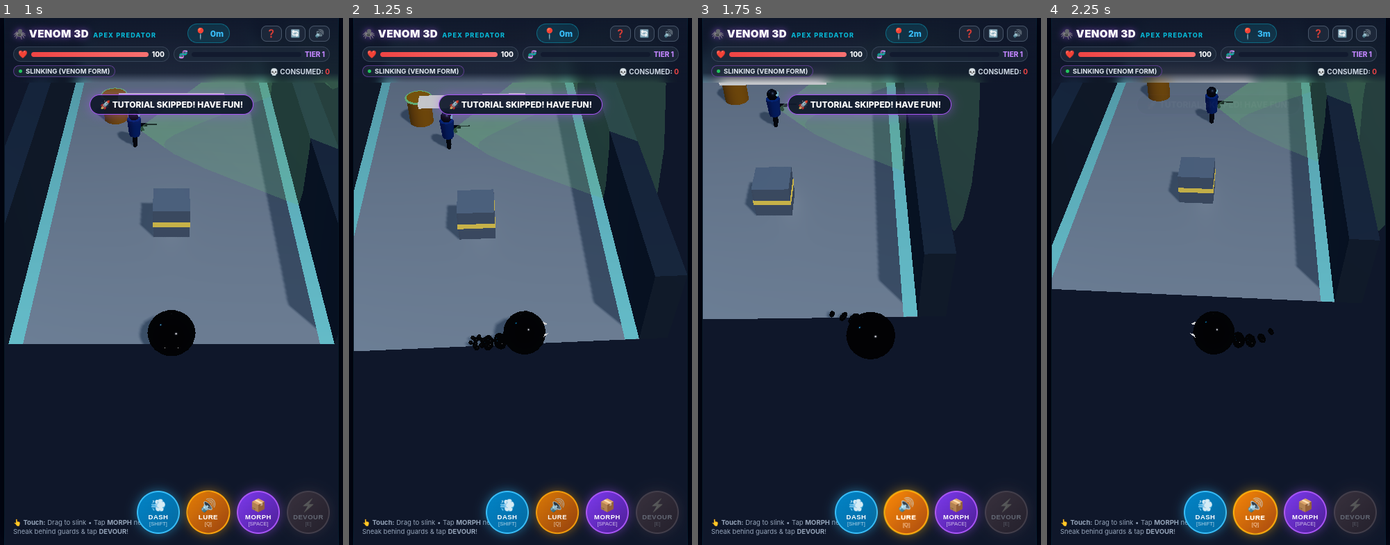
Above: before the commit, frames 1-4 (left to right).
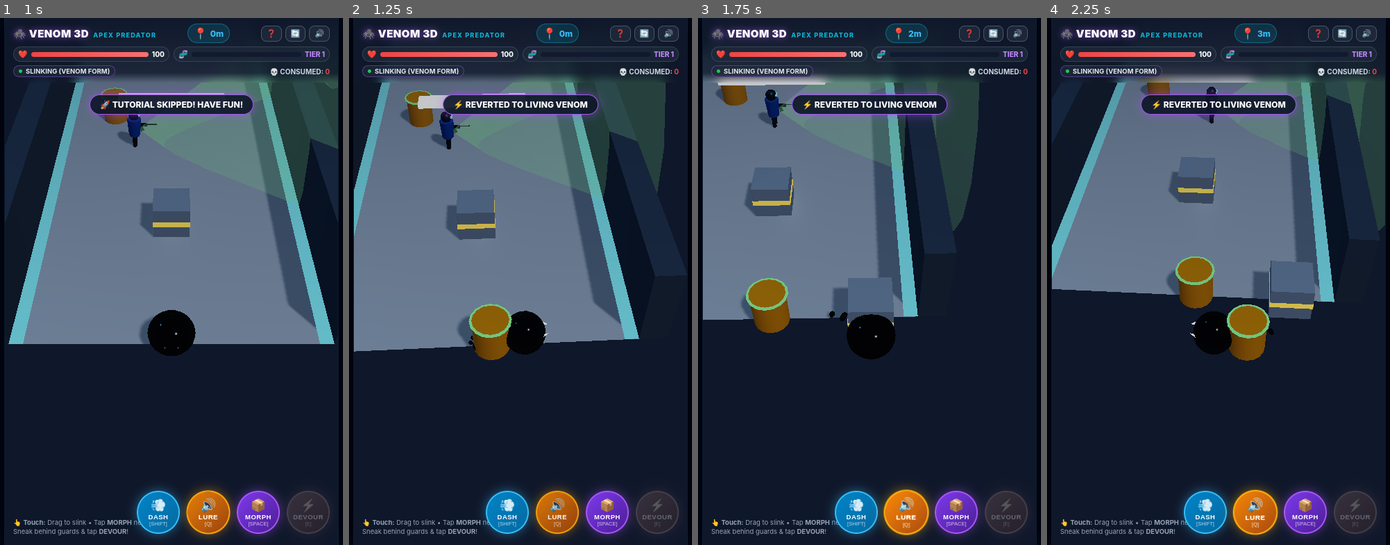
Above: after the commit, the same moments.

Repository: ashutoshpratapsingh/Gameplay
Game: browser game, page index.html
Two runs of this game, one before a commit and one after it. Both use one fixed random seed, a clock stepped at 60 frames per second and the inputs below.
Inputs:
- Up to frame 1 (1 s): click "SKIP TUTORIAL ✕" at 0.27 s
- Up to frame 2 (1.25 s): hold Right from 1.03 s (still down); tap Space at 1.1 s
- Up to frame 3 (1.75 s): release Right at 1.53 s; hold Down from 1.58 s (still down); tap Space at 1.6 s
- Up to frame 4 (2.25 s): release Down at 1.85 s; hold Left from 1.9 s (still down); tap Space at 2.1 s

Frame 1 is identical in both runs. In frame 2, 1.8% of the frame differs, in the area x 1-93%, y 12-65%; in frame 3, 3.3%; in frame 4, 5.6%, in the area x 2-93%, y 12-66%.

Commit message:
Allow Venom to shapeshift anywhere into props and fix 80% Morph button failure

Diff:
--- a/src/engine/Venom3DEngine.js
+++ b/src/engine/Venom3DEngine.js
@@ -245,16 +245,17 @@
 
     // Remove old chunks
     this.facilityChunks = this.facilityChunks.filter(c => c.z < cullZ);
-    this.props = this.props.filter(p => p.z < cullZ);
+    this.props = this.props.filter(p => p.z < cullZ || (this.player.isDisguised && this.player.disguisedProp === p));
     this.guards = this.guards.filter(g => g.z < cullZ && g.state !== "DEAD");
   }
 
   // Check if Venom is actively under fire by bodyguards
   isUnderFire() {
-    if (this.combatCooloffTimer > 0) return true;
     for (const g of this.guards) {
-      if (g.state === "ALERT_COMBAT" && this.canGuardSeePlayer(g)) {
-        return true;
+      if (g.state === "ALERT_COMBAT" && g.state !== "DEAD") {
+        if (this.canGuardSeePlayer(g)) {
+          return true;
+        }
       }
     }
     return false;
@@ -265,25 +266,31 @@
     if (this.isGameOver) return false;
     const p = this.player;
 
+    // 1. If already disguised, revert back to living Venom form
     if (p.isDisguised) {
       p.isDisguised = false;
+      if (p.disguisedProp && p.disguisedProp.isMimic) {
+        // Dissolve mimic prop back into Venom's liquid biomass
+        this.props = this.props.filter(pr => pr.id !== p.disguisedProp.id);
+      }
       p.disguisedProp = null;
       if (this.onMorph) this.onMorph(false);
       return true;
     }
 
-    // RULE: Venom CANNOT disguise while guards are actively shooting at him!
-    // Player must escape from the shooting spot / break line of sight!
+    // 2. RULE: Venom CANNOT disguise while guards are actively shooting at him!
+    // Player must escape from guard line-of-sight / dash away first!
     if (this.isUnderFire()) {
       if (this.onCamouflageDenied) this.onCamouflageDenied("UNDER_FIRE");
       return false;
     }
 
-    // Find nearest prop within interaction range (3.8 units)
+    // 3. Check for nearby pre-placed props (within 5.5m) to blend into
     let closestProp = null;
-    let closestDist = 3.8;
+    let closestDist = 5.5;
 
     for (const prop of this.props) {
+      if (prop.isMimic) continue;
       const dist = Math.hypot(prop.x - p.x, prop.z - p.z);
       if (dist < closestDist) {
         closestDist = dist;
@@ -291,18 +298,33 @@
       }
     }
 
-    if (closestProp) {
-      p.isDisguised = true;
-      p.disguisedProp = closestProp;
+    // 4. TRUE SHAPESHIFTER: If no pre-placed prop is nearby, Venom morphs on the spot!
+    // Symbiote condenses its own fluid biomass into a tactical Supply Crate or Steel Barrel disguise
+    if (!closestProp) {
+      const mimicTypes = ["CRATE", "BARREL"];
+      const chosenType = mimicTypes[Math.floor(Math.random() * mimicTypes.length)];
+      closestProp = {
+        id: `mimic_${Date.now()}_${Math.floor(Math.random() * 1000)}`,
+        type: chosenType,
+        def: PROP_TYPES[chosenType],
+        x: p.x,
+        z: p.z,
+        isMimic: true,
+        chunkId: `chunk_${Math.floor(Math.abs(p.z) / this.chunkLength)}`
+      };
+      this.props.push(closestProp);
+    } else {
+      // Snap inside existing prop
       p.x = closestProp.x;
       p.z = closestProp.z;
-      p.vx = 0;
-      p.vz = 0;
-      if (this.onMorph) this.onMorph(true, closestProp);
-      return true;
-    }
-
-    return false;
+    }
+
+    p.isDisguised = true;
+    p.disguisedProp = closestProp;
+    p.vx = 0;
+    p.vz = 0;
+    if (this.onMorph) this.onMorph(true, closestProp);
+    return true;
   }
 
   // --- UNIQUE MECHANIC: SHADOW TENDRIL DASH (ESCAPE BURST) ---
